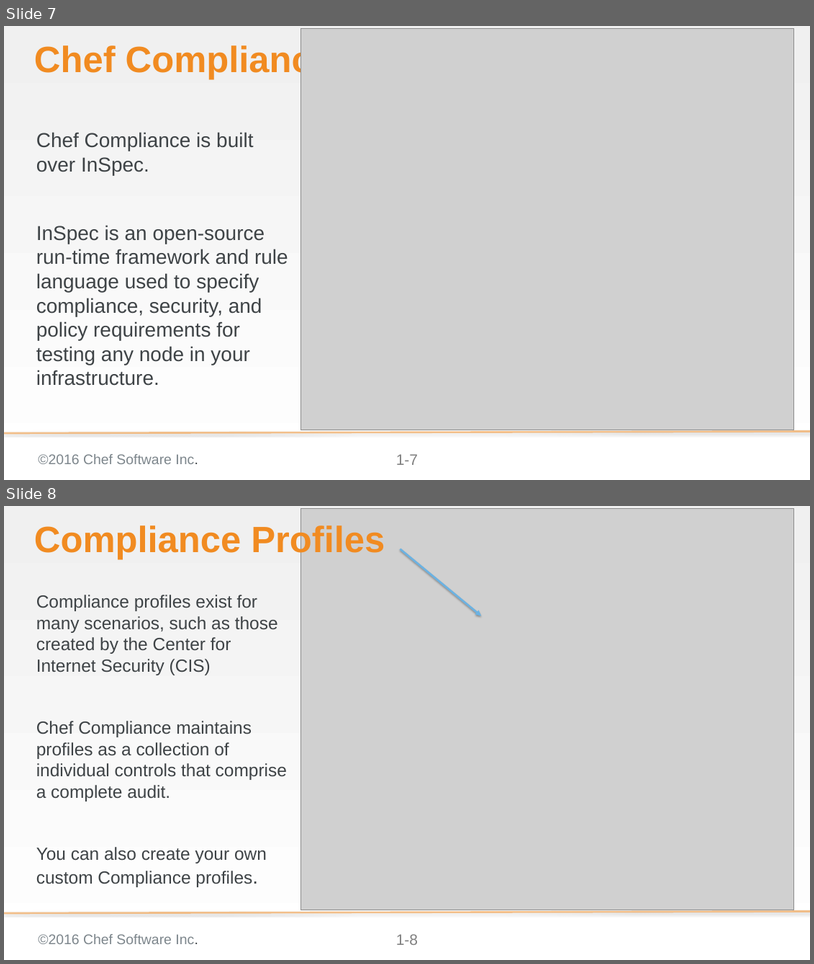
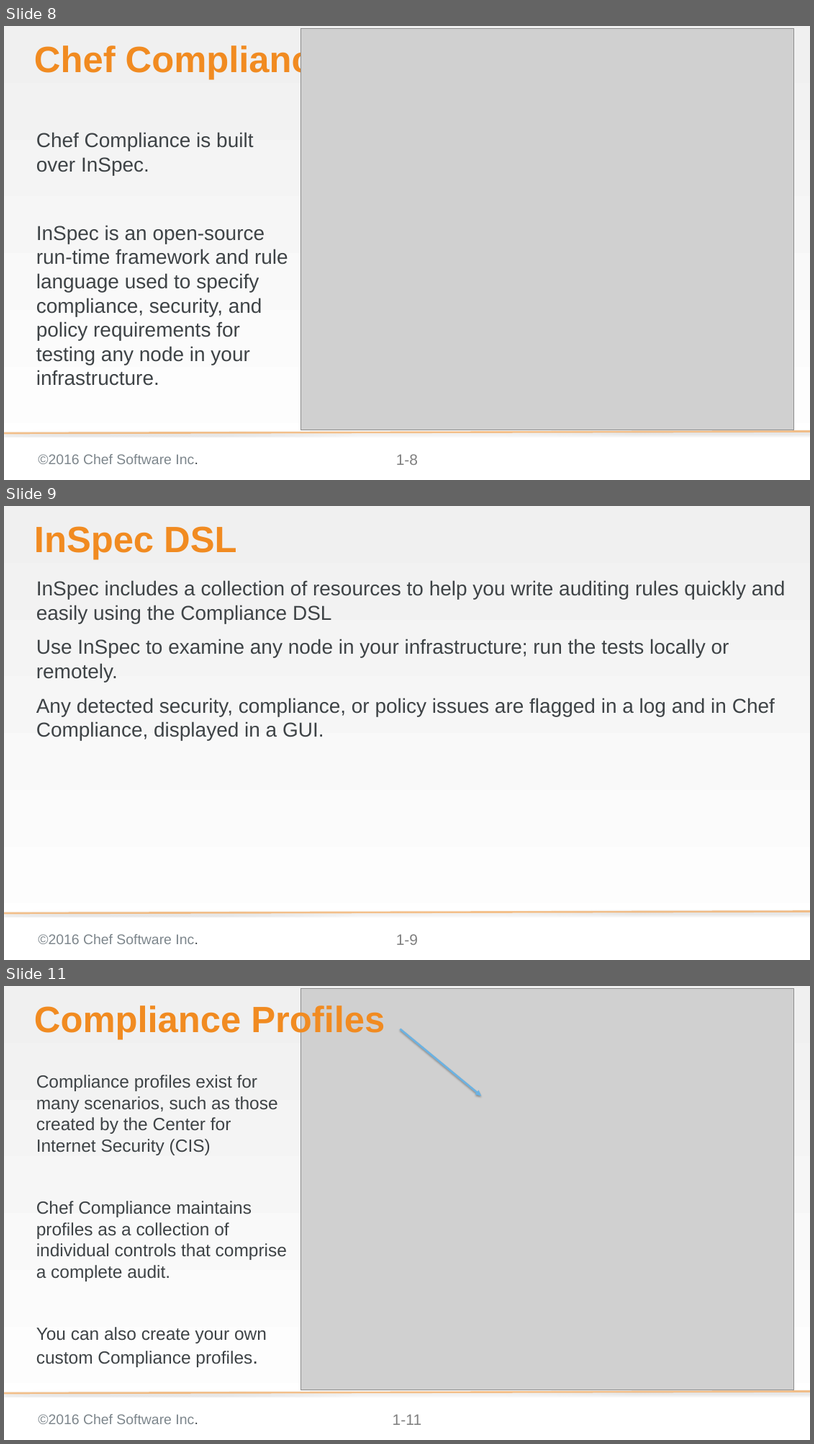
Before and after one commit to bchamby/chef-compliance-installation-configuration-operation, a slide deck: 01-Intro.pptx. Shown one above the other, each under a label of ours: slides 7 and 8 before the commit, slides 8, 9 and 11 after it; the slides between them are not shown. The pictures are 814x964 and 814x1444 pixels, drawn with LibreOffice and Linux fonts; fonts in the diff are those of the drawing; grey boxes stand for pictures; background and template pictures are left out. Boxes give left, top, right and bottom in pixels: in the first picture for what was removed or moved away, otherwise in the second. Text is boxed around its words. In the diff, an @@ line names an element or a change of style, - is before the commit and + after.

```diff
--- a/01-Intro.pptx
+++ b/01-Intro.pptx
@@ slide 9 added at bbox=[4, 506, 810, 960], background gradient #F0F0F0 to #FFFFFF; not listed: 3 template elements that a slide beside it also shows @@
@@ title added at bbox=[34, 526, 237, 560], 58 pt, text #F18B21, bold @@
+InSpec DSL
@@ text added at bbox=[36, 580, 786, 740], 32 pt, text #3E4346 @@
+InSpec includes a collection of resources to help you write auditing rules quickly and easily using the Compliance DSL
+Use InSpec to examine any node in your infrastructure; run the tests locally or remotely.
+Any detected security, compliance, or policy issues are flagged in a log and in Chef Compliance, displayed in a GUI.
@@ what was slide 7 is now slide 8 @@
@@ page number at bbox=[396, 454, 418, 464]: text changed @@
-1-7
+1-8
@@ what was slide 8 is now slide 11 @@
@@ page number at bbox=[393, 1414, 422, 1424]: text changed @@
-1-8
+1-11
```
Also in this commit, not shown: 2 other slides added.
